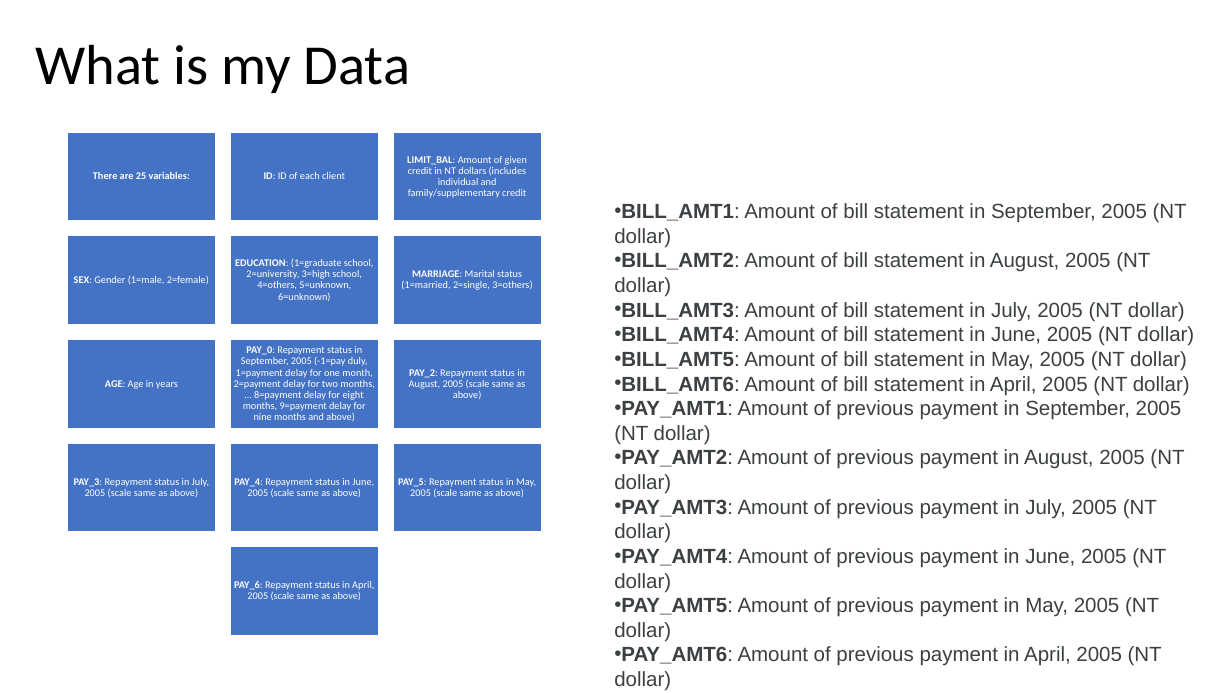
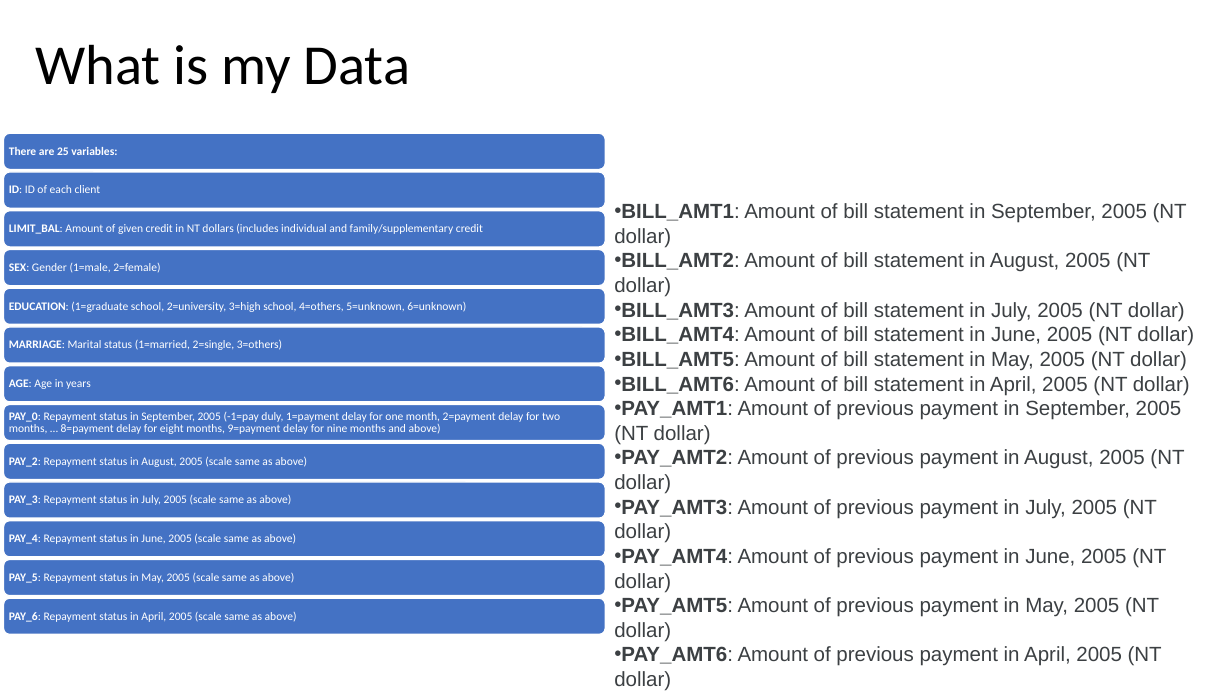
Before and after one commit to pragyanandan/mini-Project-2-ML, a slide deck: slide 2 of Mini-Project.pptx. Drawn at 1232x693 pixels with LibreOffice and Linux fonts; fonts in the diff are those of the drawing. Boxes give left, top, right and bottom in pixels: in the first picture for what was removed or moved away, otherwise in the second. Text is boxed around its words. In the diff, an @@ line names an element or a change of style, - is before the commit and + after.

```diff
--- a/Mini-Project.pptx
+++ b/Mini-Project.pptx
@@ text "There are 25 variables:": place and size @@
-text "There are 25 variables:" at [93, 172, 190, 179]
+text "There are 25 variables:" at [9, 147, 117, 155]
@@ text "ID: ID of each client": place and size @@
-text "ID: ID of each client" at [264, 172, 345, 179]
+text "ID: ID of each client" at [9, 185, 101, 193]
@@ text "LIMIT_BAL: Amount of given credit ...": place and size @@
-text "LIMIT_BAL: Amount of given credit ..." at [407, 156, 527, 198]
+text "LIMIT_BAL: Amount of given credit ..." at [9, 224, 483, 234]
@@ text "SEX: Gender (1=male, 2=female)": place and size @@
-text "SEX: Gender (1=male, 2=female)" at [74, 275, 209, 284]
+text "SEX: Gender (1=male, 2=female)" at [9, 263, 160, 272]
@@ text "EDUCATION: (1=graduate school, 2=university, 3=high ...": place and size @@
-text "EDUCATION: (1=graduate school, 2=university, 3=high ..." at [235, 259, 374, 301]
+text "EDUCATION: (1=graduate school, 2=university, 3=high ..." at [9, 302, 466, 312]
@@ text "MARRIAGE: Marital status (1=married, 2=single, ...": place and size @@
-text "MARRIAGE: Marital status (1=married, 2=single, ..." at [401, 270, 532, 290]
+text "MARRIAGE: Marital status (1=married, 2=single, ..." at [9, 339, 282, 350]
@@ text "AGE: Age in years": place and size @@
-text "AGE: Age in years" at [105, 380, 178, 389]
+text "AGE: Age in years" at [9, 379, 91, 389]
@@ text "PAY_0: Repayment status in September, ...": place and size @@
-text "PAY_0: Repayment status in September, ..." at [234, 346, 374, 421]
+text "PAY_0: Repayment status in September, ..." at [9, 412, 560, 434]
@@ text "PAY_2: Repayment status in August, ...": place and size @@
-text "PAY_2: Repayment status in August, ..." at [409, 369, 525, 399]
+text "PAY_2: Repayment status in August, ..." at [9, 456, 307, 467]
@@ text "PAY_3: Repayment status in July, ...": place and size @@
-text "PAY_3: Repayment status in July, ..." at [74, 478, 210, 497]
+text "PAY_3: Repayment status in July, ..." at [9, 495, 291, 505]
@@ text "PAY_4: Repayment status in June, ...": place and size @@
-text "PAY_4: Repayment status in June, ..." at [234, 478, 374, 497]
+text "PAY_4: Repayment status in June, ..." at [9, 533, 296, 544]
@@ size 8 to 9 pt; alignment centre to left in 13 elements at [9, 185, 101, 193], [9, 147, 117, 155], [9, 263, 160, 272], [9, 302, 466, 312], [9, 379, 91, 389], [9, 495, 291, 505], [9, 612, 297, 622], [9, 412, 560, 434], [9, 533, 296, 544], [9, 224, 483, 234], [9, 339, 282, 350], [9, 456, 307, 467], [9, 573, 294, 583] @@
@@ text "PAY_5: Repayment status in May, ...": place and size @@
-text "PAY_5: Repayment status in May, ..." at [398, 478, 536, 497]
+text "PAY_5: Repayment status in May, ..." at [9, 573, 294, 583]
@@ group removed at [67, 132, 542, 636]: 13 rectangles @@
@@ group added at [4, 133, 605, 634]: 13 rounded rectangles @@
@@ text "PAY_6: Repayment status in April, ...": place and size @@
-text "PAY_6: Repayment status in April, ..." at [234, 581, 374, 600]
+text "PAY_6: Repayment status in April, ..." at [9, 612, 297, 622]
```
Also in this commit, not shown: 5 other slides changed.
